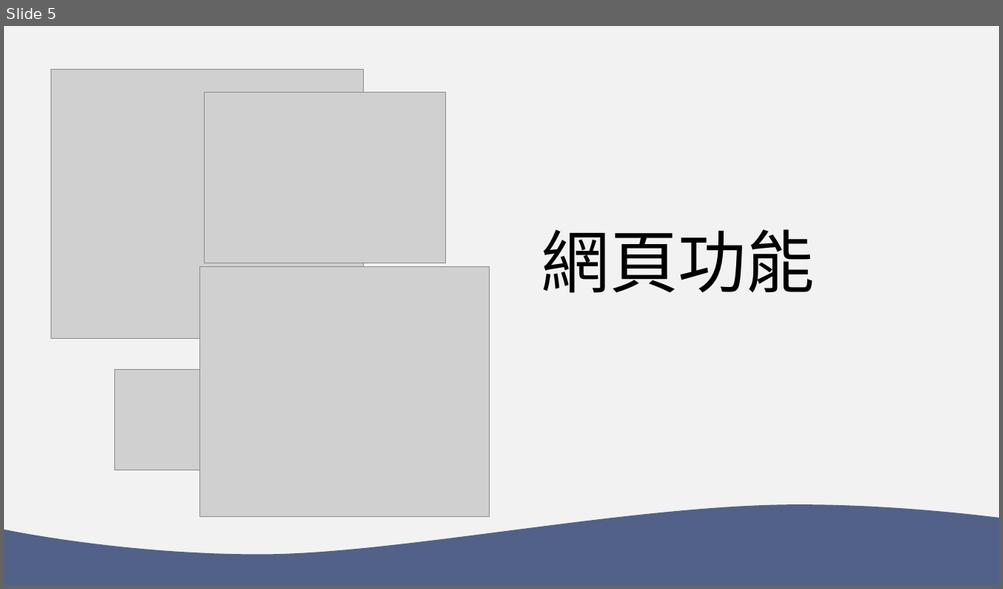
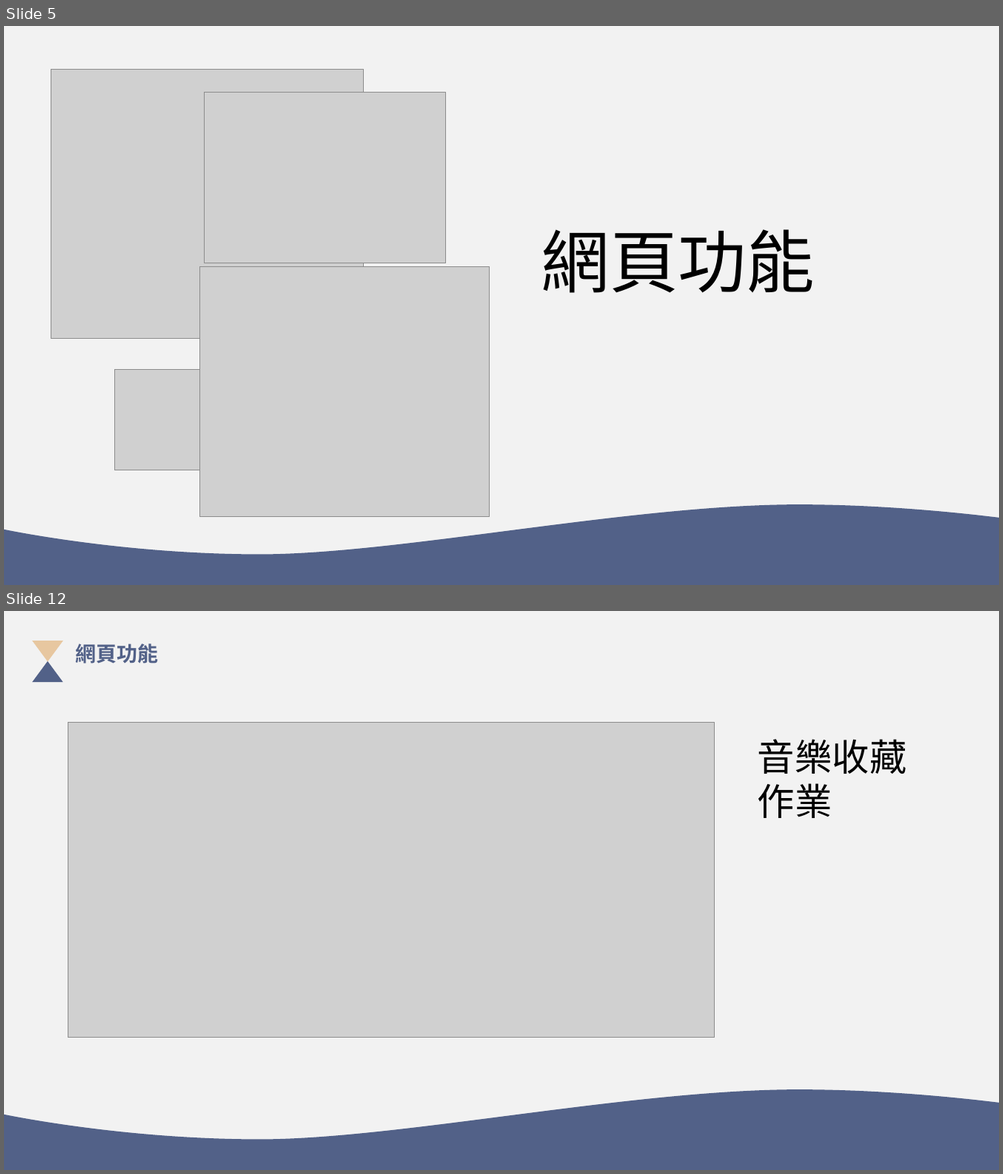
Before and after one commit to 35596035/End-of-period-project, a slide deck: 系統分析PPT.pptx. Shown one above the other, each under a label of ours: slide 5 before the commit, slides 5 and 12 after it; the slides between them are not shown. The pictures are 1003x589 and 1003x1174 pixels, drawn with LibreOffice and Linux fonts; fonts in the diff are those of the drawing; grey boxes stand for pictures. Boxes give left, top, right and bottom in pixels: in the first picture for what was removed or moved away, otherwise in the second. Text is boxed around its words. In the diff, an @@ line names an element or a change of style, - is before the commit and + after.

```diff
--- a/系統分析PPT.pptx
+++ b/系統分析PPT.pptx
@@ slide 12 added at (4, 611, 999, 1170), background #F2F2F2 @@
@@ triangle added at (32, 641, 63, 662), fill #E7C7A0 @@
@@ text added at (76, 644, 159, 664), 20 pt, text #526188, bold @@
+網頁功能
@@ triangle added at (32, 661, 63, 682), fill #526188 @@
@@ picture added at (68, 722, 714, 1037) @@
@@ text added at (757, 739, 907, 818), 36 pt, text #000000 @@
+音樂收藏作業
@@ freeform shape added at (4, 1090, 999, 1170), fill #526188 @@
```
Also in this commit, not shown: 5 slides changed, 18 other slides added, 2 slides removed.
